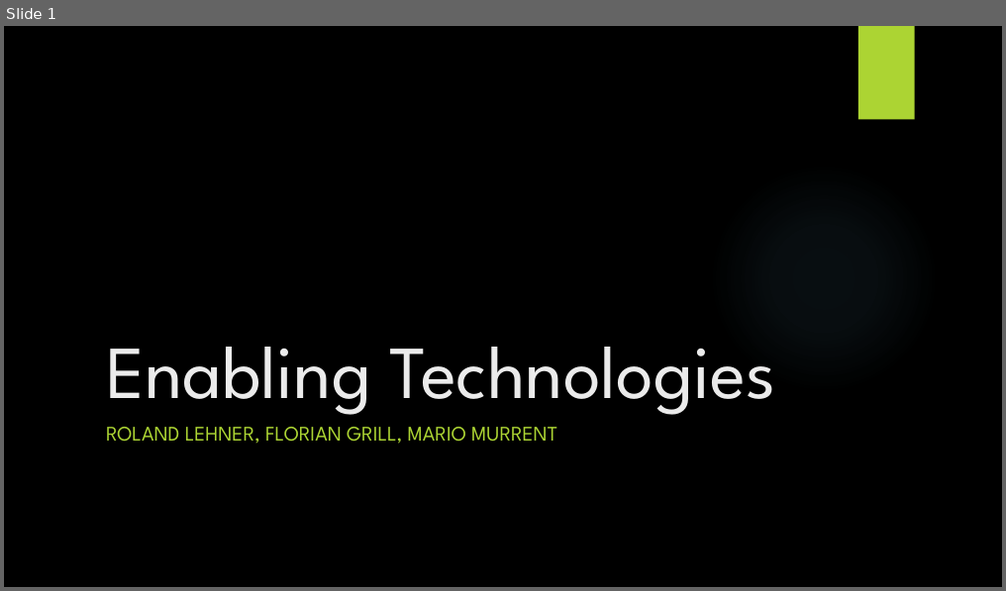
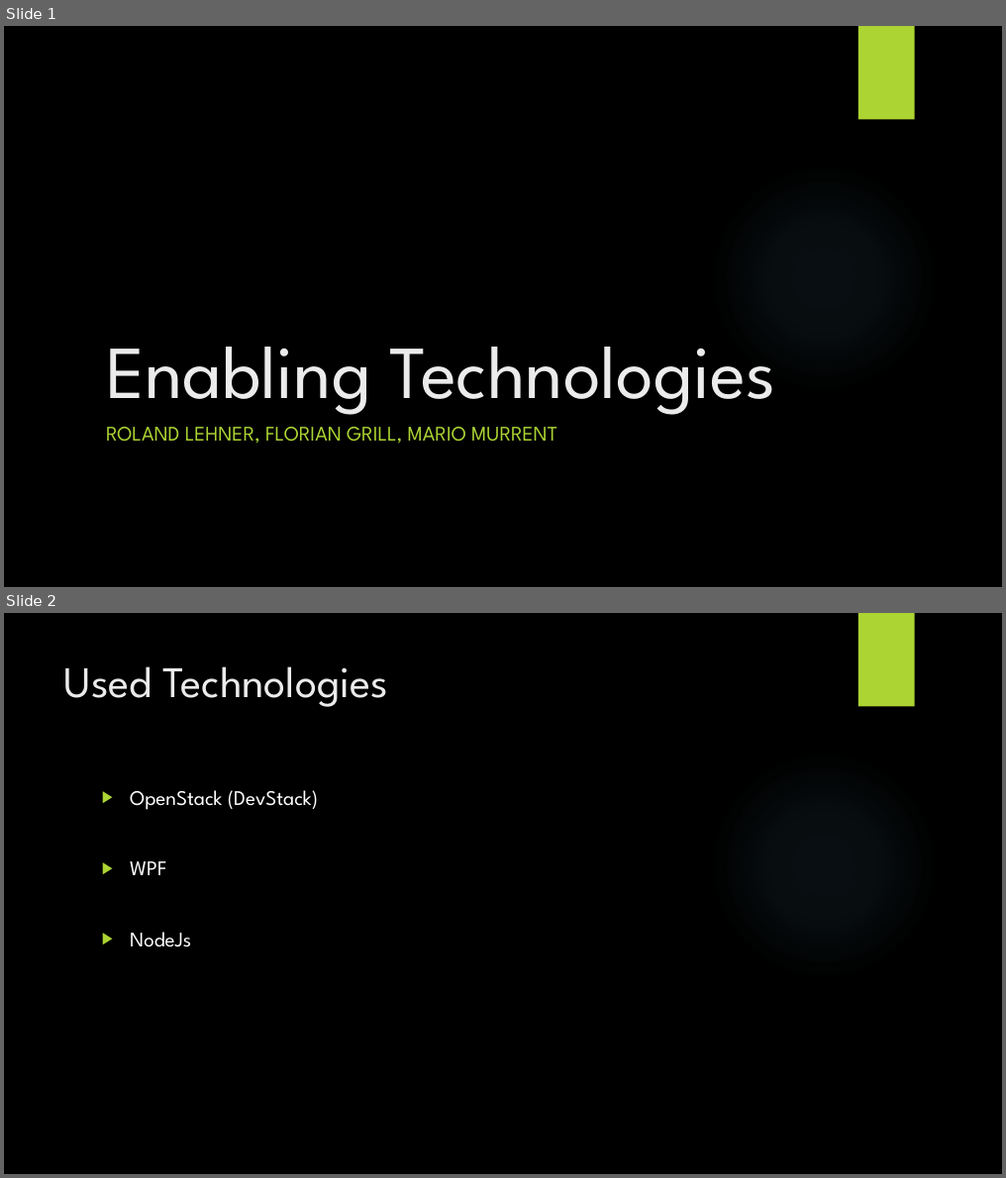
Before and after one commit to lightstalker89/MIT_SAD, a slide deck: 3nd_sem/cc/le_gr_mu/01_Ex_Hm/Presentation/Enabling Technologies.pptx. Shown one above the other, each under a label of ours: slide 1 before the commit, slides 1 and 2 after it. The pictures are 1006x591 and 1006x1178 pixels, drawn with LibreOffice and Linux fonts; fonts in the diff are those of the drawing; background and template pictures are left out. Boxes give left, top, right and bottom in pixels: in the first picture for what was removed or moved away, otherwise in the second. Text is boxed around its words. In the diff, an @@ line names an element or a change of style, - is before the commit and + after.

Commit message:
*) Updated presentation

```diff
--- a/3nd_sem/cc/le_gr_mu/01_Ex_Hm/Presentation/Enabling Technologies.pptx
+++ b/3nd_sem/cc/le_gr_mu/01_Ex_Hm/Presentation/Enabling Technologies.pptx
@@ slide 2 added at [4, 613, 1002, 1174], background picture (left out); not listed: 2 template elements that a slide beside it also shows @@
@@ title added at [64, 666, 388, 707], 42 pt, text #EBEBEB @@
+Used Technologies
@@ text added at [130, 790, 318, 948], 20 pt, text #FFFFFF @@
+▶ OpenStack (DevStack)
+▶ WPF
+▶ NodeJs
```
Also in this commit, not shown: 5 other slides added.
